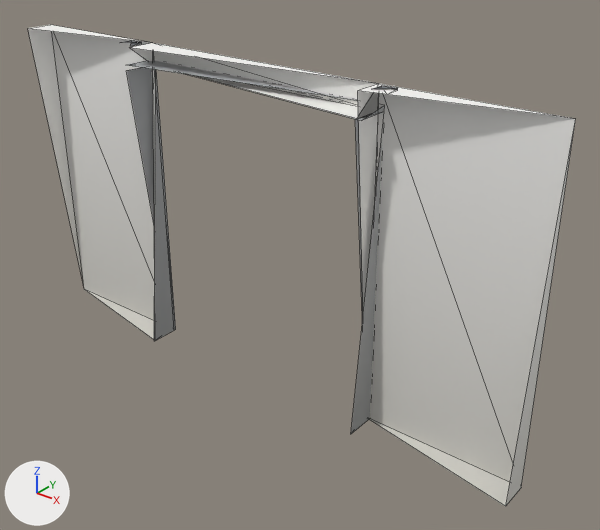
Two versions of the glTF model models/kit/doubleDoor_concrete_meshin.glb, one commit apart.
Camera for both pictures: a 50 mm lens placed at (3.37, -3.67, 3.28), pointed at (0.32, 0.14, 0.92). The axes (+X, +Y, +Z) are drawn at lower left. The lights are the same throughout. The first picture is the older version. Mesh edges are drawn as thin lines. Vertices at exactly the same position are counted once.

Objects in the first picture: 'doubleDoor_concrete_meshin'.
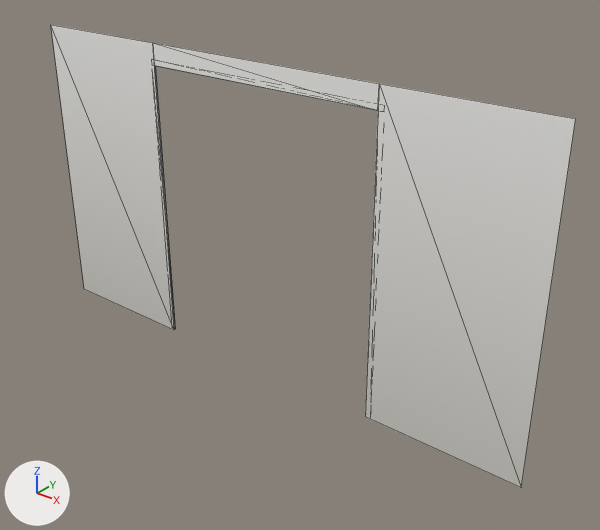
Changed parts and their boxes [x1, y1, x2, y2] in the pictures (600 x 530 px):
```json
{"object": "doubleDoor_concrete_meshin", "change": "reshaped", "before": [28, 25, 575, 506], "after": [51, 25, 575, 488]}
{"part": 1, "of": "me_base", "change": "deleted", "before": [120, 40, 142, 46]}
{"part": 2, "of": "me_base", "change": "deleted", "before": [373, 86, 398, 91]}
{"part": 3, "of": "me_base", "change": "deleted", "before": [28, 25, 575, 506]}
```

Scene script edits in JSON lines:
```json
{"block": "me_base", "where": "# used by ob_doubledoor_concrete_meshin; location = (0.0, 0.0, 0.0)"}
{"op": "remove", "block": "me_base", "code": "me_base.from_pydata(...)  # 44 vertices, 48 faces; spans x -2.0..2.0, y -0.11..0.11, z 0.0..2.21"}
{"op": "add", "block": "me_base", "code": "me_base.from_pydata(...)  # 20 vertices, 12 faces; spans x -2.0..2.0, y 0.1..0.11, z 0.0..2.2"}
{"block": "me_base", "change": "me_base part 1: the loose piece of 6 vertices spanning x -1.05..-0.95, y -0.05..0.05, z 2.2..2.21 is deleted"}
{"block": "me_base", "change": "me_base part 2: the loose piece of 6 vertices spanning x 0.95..1.05, y -0.05..0.05, z 2.2..2.21 is deleted"}
{"block": "me_base", "change": "me_base part 3"}
{"block": "me_base", "change": "12 vertices are removed from x -2.0..2.0, y -0.11..-0.1, z 0.0..2.2"}
{"block": "me_base", "change": "24 faces are deleted"}
```
